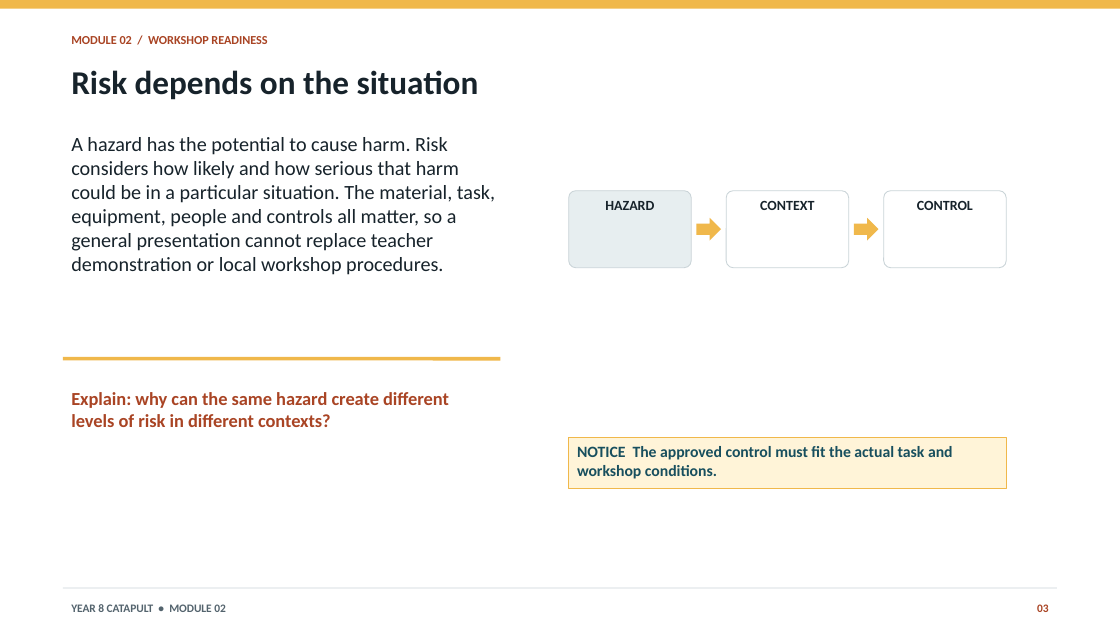
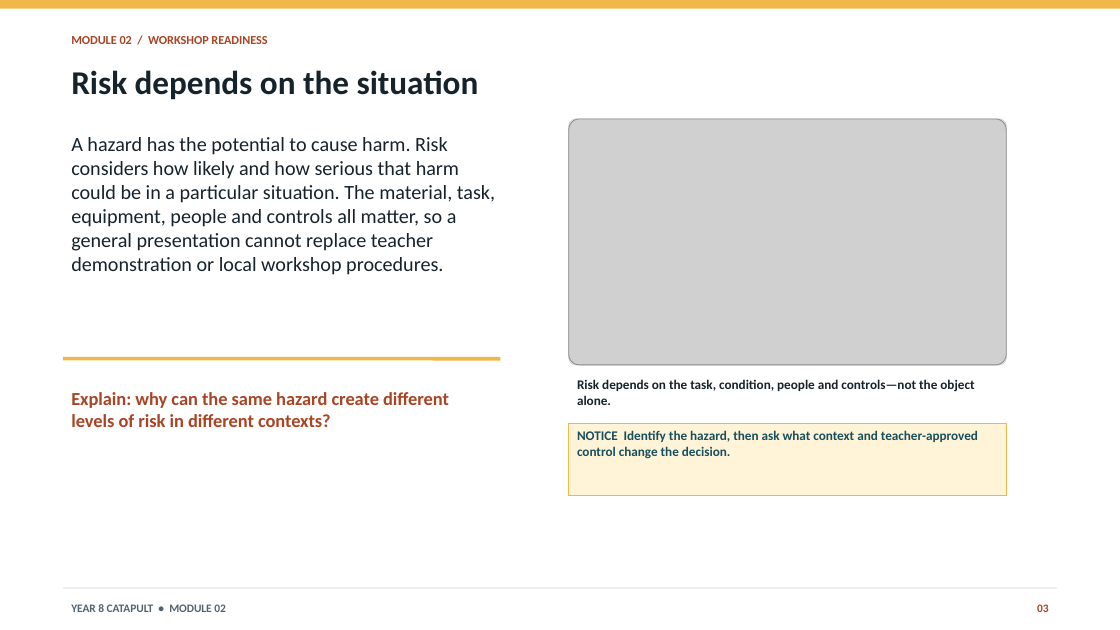
Before and after one commit to stevencowell/Year-8-Catapult, a slide deck: slide 3 of resources/presentations/module-02-workshop-readiness.pptx. Drawn at 1120x630 pixels with LibreOffice and Linux fonts; fonts in the diff are those of the drawing; grey boxes stand for pictures. Boxes give left, top, right and bottom in pixels: in the first picture for what was removed or moved away, otherwise in the second. Text is boxed around its words. In the diff, an @@ line names an element or a change of style, - is before the commit and + after.

```diff
--- a/resources/presentations/module-02-workshop-readiness.pptx
+++ b/resources/presentations/module-02-workshop-readiness.pptx
@@ rounded rectangle added at [569,119,1007,365], fill #FFFFFF, outline #CAD4D8 0.75 pt @@
@@ picture added at [569,119,1007,365] @@
@@ rounded rectangle removed at [569,191,691,268] @@
-HAZARD
@@ rounded rectangle removed at [727,191,849,268] @@
-CONTEXT
@@ rounded rectangle removed at [884,191,1007,268] @@
-CONTROL
@@ right arrow removed at [697,218,721,240] @@
@@ right arrow removed at [854,218,879,240] @@
@@ text added at [577,379,974,405], 11.2 pt, text #17232B, bold @@
+Risk depends on the task, condition, people and controls—not the object alone.
@@ rectangle "NOTICE Identify the hazard, then ...": place and size @@
-rectangle "NOTICE Identify the hazard, then ..." at [569,438,1007,488]
+rectangle "NOTICE Identify the hazard, then ..." at [569,423,1007,495]
@@ text in rectangle at [577,430,978,459]: text changed; size 13.5 to 11.2 pt @@
-NOTICE The approved control must fit the actual task and workshop conditions.
+NOTICE Identify the hazard, then ask what context and teacher-approved control change the decision.
```
Also in this commit, not shown: 2 other slides changed, 48 other files.
